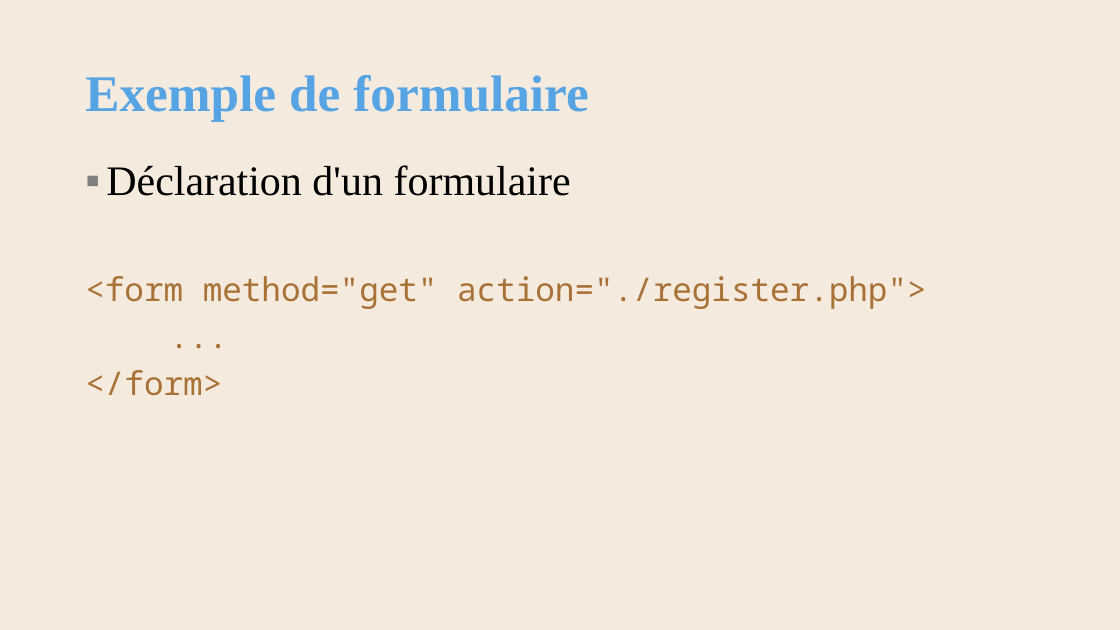
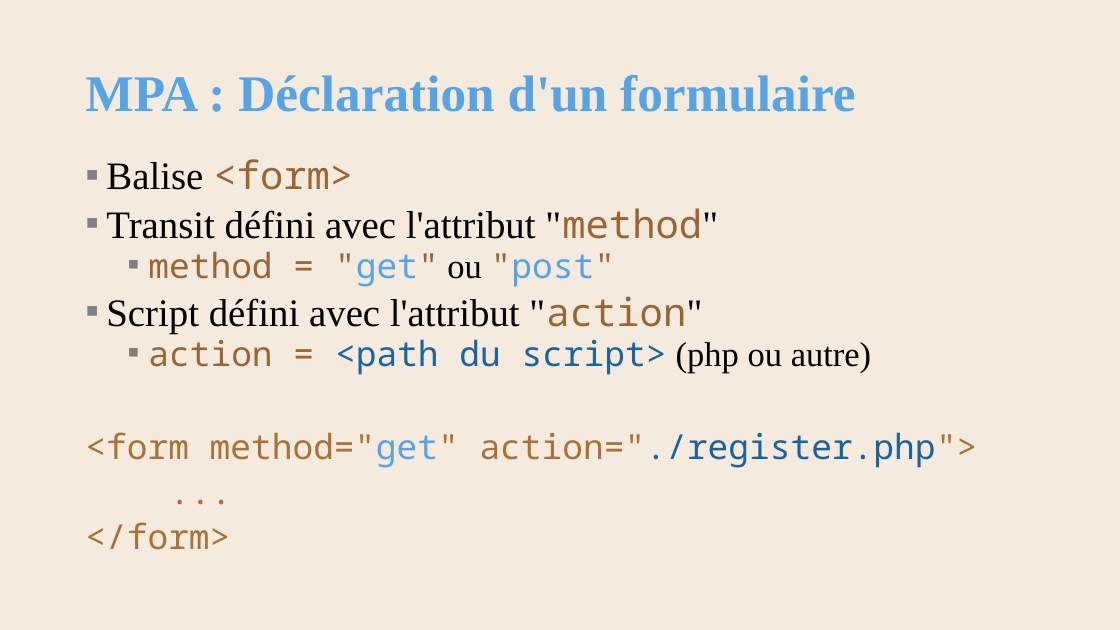
Before and after one commit to AlainWafflard/4IPW3, a slide deck: slide 9 of syllabus/22_traitement_formulaire/syllabus_22_php_form.pptx (slide 10 before the commit). Drawn at 1120x630 pixels with LibreOffice and Linux fonts; fonts in the diff are those of the drawing; background and template pictures are left out. Boxes give left, top, right and bottom in pixels: in the first picture for what was removed or moved away, otherwise in the second. Text is boxed around its words. In the diff, an @@ line names an element or a change of style, - is before the commit and + after.

```diff
--- a/syllabus/22_traitement_formulaire/syllabus_22_php_form.pptx
+++ b/syllabus/22_traitement_formulaire/syllabus_22_php_form.pptx
@@ title at (85,75,855,112): text changed @@
-Exemple de formulaire
+MPA : Déclaration d'un formulaire
@@ text at (106,159,871,375): text changed; size 36 to 33.3 pt @@
-▪ Déclaration d'un formulaire
+▪ Balise <form>
+▪ Transit défini avec l'attribut "method"
+  ▪ method = "get" ou "post"
+▪ Script défini avec l'attribut "action"
+  ▪ action = <path du script> (php ou autre)
@@ text at (85,432,978,550): size 28 to 29.6 pt in "<form method="get" action="./register.php">", "...", "</form>"; text colour #A87236 to #56A4E4 in "method="get""; text colour #A87236 to #1963A1 in "action="./register.php">"; line spacing 0.9 to 0.8 @@
```
Also in this commit, not shown: 2 other slides changed, 1 slide added, 1 slide removed, 13 other files.
